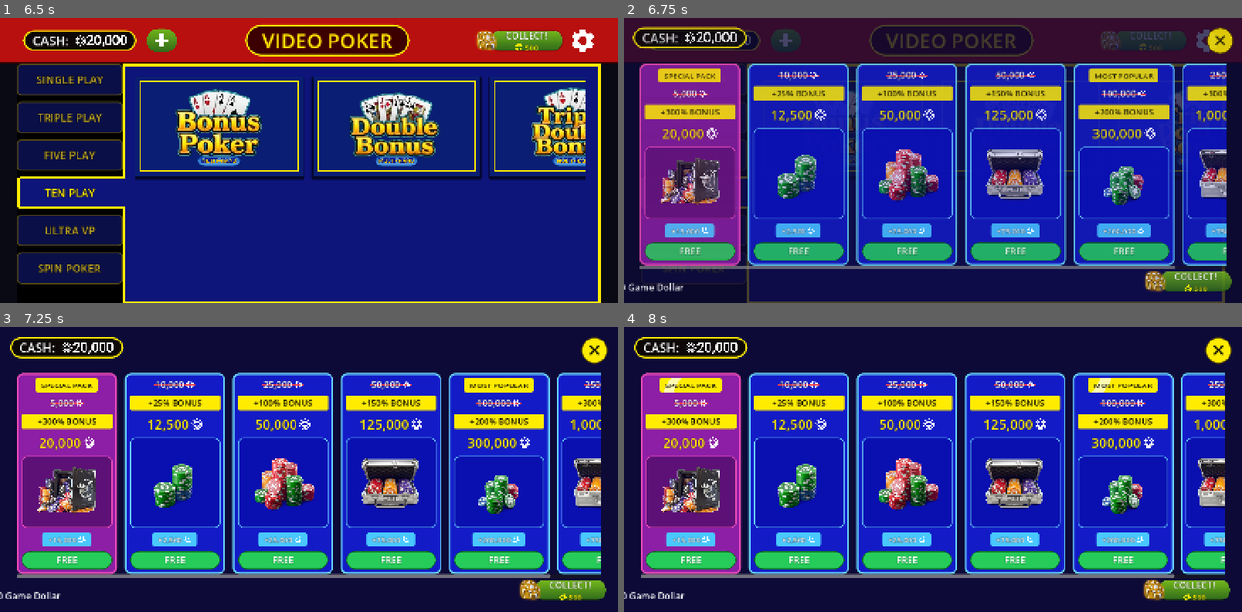
Above: before the commit, frames 1-4 (two rows, left to right).
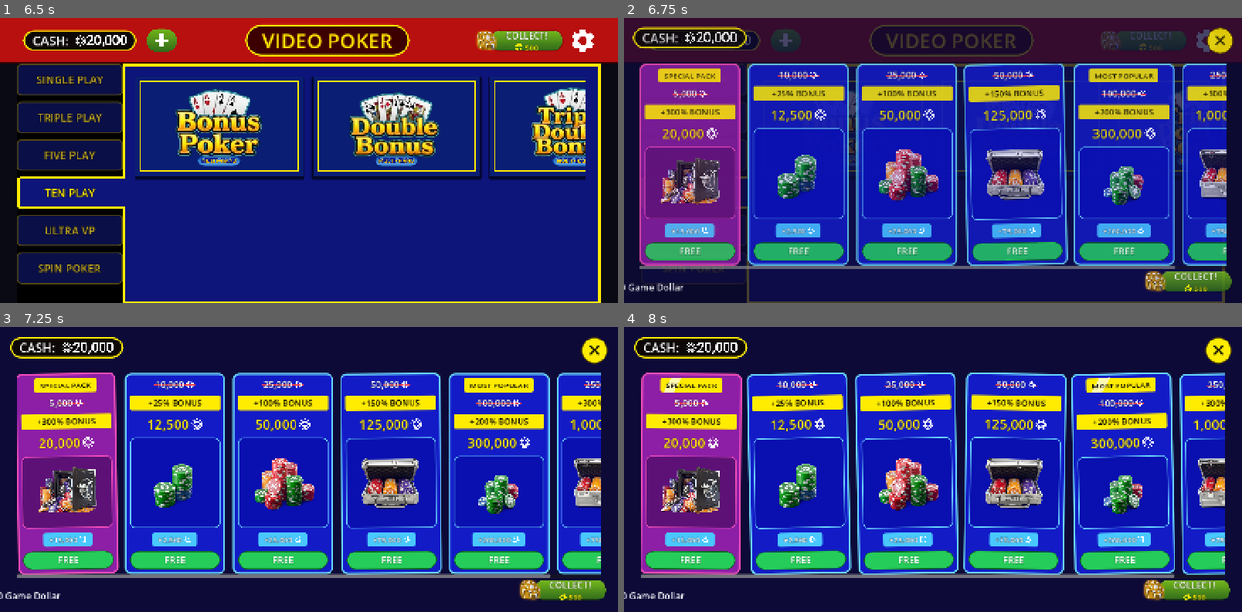
Above: after the commit, the same moments.

Repository: Vadosina-git/video-poker
Game: Godot game, scene res://scenes/main.tscn
Two runs of this game, one before a commit and one after it. Both use one fixed random seed, a clock stepped at 60 frames per second and the inputs below.
Inputs (mouse positions are in pixels of both pictures, inside the frame that each line leads up to):
- Up to frame 1 (6.5 s): click "SINGLE PLAY" at 0.5 s; click "SINGLE PLAY" at 1.25 s; click "TRIPLE PLAY" at 2 s; click "TRIPLE PLAY" at 2.75 s; click "FIVE PLAY" at 3.5 s; click "FIVE PLAY" at 4.25 s; click "TEN PLAY" at 5 s; click "TEN PLAY" at 5.75 s
- Up to frame 2 (6.75 s): click (784, 40) at 6.5 s
- Up to frame 3 (7.25 s): no input
- Up to frame 4 (8 s): click "ULTRA VP" at 7.25 s

Frame 1 is identical in both runs. In frame 2, 2.5% of the frame differs, in the area x 54-72%, y 15-87%; in frame 3, 4.3%; in frame 4, 13%, in the area x 2-98%, y 15-87%.

Commit message:
anim 4.2 + 4.3: pack idle tilt + confetti on purchase/claim

Diff:
--- a/scripts/lobby_manager.gd
+++ b/scripts/lobby_manager.gd
@@ -1264,6 +1264,7 @@
 	if _shop_gift_widget and is_instance_valid(_shop_gift_widget):
 		_rebuild_shop_gift_content(false)
 	if from_pos != Vector2.ZERO:
+		_spawn_confetti_burst(from_pos)
 		_spawn_chip_cascade(from_pos, old_credits, SaveManager.credits)
 	else:
 		_animate_balance_increment(old_credits, SaveManager.credits, 0.9)
@@ -1718,6 +1719,16 @@
 	card_style.content_margin_top = 12
 	card_style.content_margin_bottom = 12
 	card.add_theme_stylebox_override("panel", card_style)
+	# Idle tilt: tiny back-and-forth rotation with randomised phase per card
+	card.pivot_offset = card.custom_minimum_size * 0.5
+	card.resized.connect(func() -> void: card.pivot_offset = card.size * 0.5)
+	var tilt_phase: float = randf_range(0.0, 1.5)
+	var tilt := card.create_tween()
+	tilt.set_loops()
+	tilt.set_trans(Tween.TRANS_SINE).set_ease(Tween.EASE_IN_OUT)
+	tilt.tween_interval(tilt_phase)
+	tilt.tween_property(card, "rotation", deg_to_rad(1.2), 1.8).from(deg_to_rad(-1.2))
+	tilt.tween_property(card, "rotation", deg_to_rad(-1.2), 1.8)
 
 	var vb := VBoxContainer.new()
 	vb.add_theme_constant_override("separation", 10)
@@ -1980,9 +1991,42 @@
 	SaveManager.save_game()
 	# Shop stays open — cascade flies to the shop-side cash pill.
 	if from_pos != Vector2.ZERO:
+		_spawn_confetti_burst(from_pos)
 		_spawn_chip_cascade(from_pos, old_credits, SaveManager.credits)
 	else:
 		_animate_balance_increment(old_credits, SaveManager.credits, 0.9)
+
+
+## Local confetti burst — 14 coloured squares that fly out radially from
+## `from_pos`, rotate, fade, and free themselves. Pure Control-based (no
+## GPUParticles2D so it works fine on the web renderer).
+func _spawn_confetti_burst(from_pos: Vector2) -> void:
+	var colors: Array = [
+		Color("FFEC00"), Color("FF5577"), Color("49C8FF"),
+		Color("7FE7A0"), Color("FF9A2E"), Color("D67AFF"),
+	]
+	for i in 14:
+		var piece := ColorRect.new()
+		var sz := randf_range(6.0, 10.0)
+		piece.custom_minimum_size = Vector2(sz, sz)
+		piece.size = Vector2(sz, sz)
+		piece.color = colors[i % colors.size()]
+		piece.pivot_offset = piece.size * 0.5
+		piece.mouse_filter = Control.MOUSE_FILTER_IGNORE
+		piece.z_index = 600
+		piece.global_position = from_pos - piece.size * 0.5
+		add_child(piece)
+
+		var angle: float = randf_range(-PI, PI)
+		var dist: float = randf_range(80.0, 180.0)
+		var target: Vector2 = piece.global_position + Vector2(cos(angle), sin(angle)) * dist
+		var duration: float = randf_range(0.45, 0.75)
+		var tw := piece.create_tween().set_parallel(true)
+		tw.tween_property(piece, "global_position", target, duration) \
+			.set_ease(Tween.EASE_OUT).set_trans(Tween.TRANS_QUAD)
+		tw.tween_property(piece, "rotation", randf_range(-TAU, TAU), duration)
+		tw.tween_property(piece, "modulate:a", 0.0, duration).set_ease(Tween.EASE_IN)
+		tw.chain().tween_callback(piece.queue_free)
 
 
 func _hide_shop() -> void:
